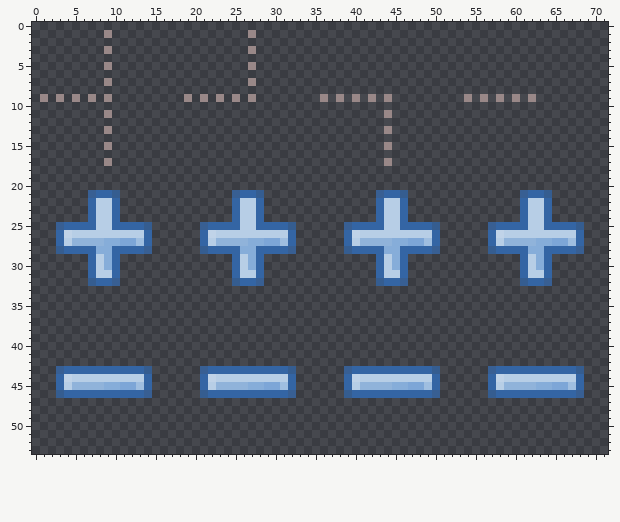
Two states of a sprite sheet, style/tree/tango/states.rtl.png. The picture above is the old version.
The file is 72x54 pixels. Colours within 5 levels of each other are drawn and written as one.
After the commit:
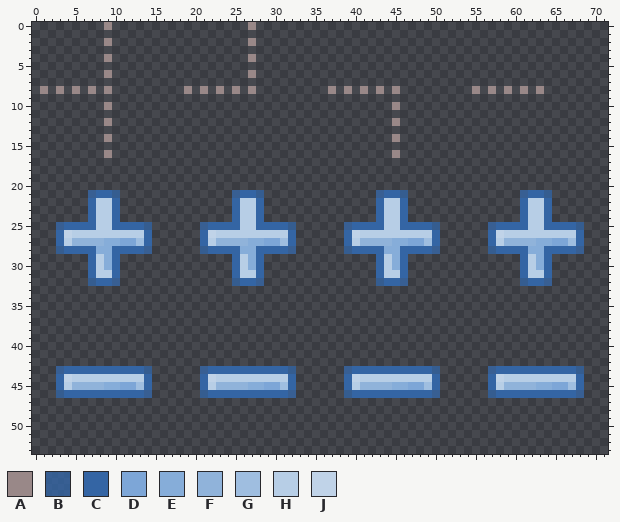
Palette (. is transparent): A #998888  B #3465a4cc  C #3465a4  D #7da6d7  E #86add9  F #90b3da  G #9fbee0  H #b7cee6  J #c0d3e8
What changed:
{"y":0,"x":9,"old":".","new":"A"}
{"y":0,"x":27,"old":".","new":"A"}
{"y":1,"x":9,"old":"A","new":"."}
{"y":1,"x":27,"old":"A","new":"."}
{"y":2,"x":9,"old":".","new":"A"}
{"y":2,"x":27,"old":".","new":"A"}
{"y":3,"x":9,"old":"A","new":"."}
{"y":3,"x":27,"old":"A","new":"."}
{"y":4,"x":9,"old":".","new":"A"}
{"y":4,"x":27,"old":".","new":"A"}
{"y":5,"x":9,"old":"A","new":"."}
{"y":5,"x":27,"old":"A","new":"."}
{"y":6,"x":9,"old":".","new":"A"}
{"y":6,"x":27,"old":".","new":"A"}
{"y":7,"x":9,"old":"A","new":"."}
{"y":7,"x":27,"old":"A","new":"."}
{"y":8,"x":1,"old":".","new":"A"}
{"y":8,"x":3,"old":".","new":"A"}
{"y":8,"x":5,"old":".","new":"A"}
{"y":8,"x":7,"old":".","new":"A"}
{"y":8,"x":9,"old":".","new":"A"}
{"y":8,"x":19,"old":".","new":"A"}
{"y":8,"x":21,"old":".","new":"A"}
{"y":8,"x":23,"old":".","new":"A"}
{"y":8,"x":25,"old":".","new":"A"}
{"y":8,"x":27,"old":".","new":"A"}
{"y":8,"x":37,"old":".","new":"A"}
{"y":8,"x":39,"old":".","new":"A"}
{"y":8,"x":41,"old":".","new":"A"}
{"y":8,"x":43,"old":".","new":"A"}
{"y":8,"x":45,"old":".","new":"A"}
{"y":8,"x":55,"old":".","new":"A"}
{"y":8,"x":57,"old":".","new":"A"}
{"y":8,"x":59,"old":".","new":"A"}
{"y":8,"x":61,"old":".","new":"A"}
{"y":8,"x":63,"old":".","new":"A"}
{"y":9,"x":1,"old":"A","new":"."}
{"y":9,"x":3,"old":"A","new":"."}
{"y":9,"x":5,"old":"A","new":"."}
{"y":9,"x":7,"old":"A","new":"."}
{"y":9,"x":9,"old":"A","new":"."}
{"y":9,"x":19,"old":"A","new":"."}
{"y":9,"x":21,"old":"A","new":"."}
{"y":9,"x":23,"old":"A","new":"."}
{"y":9,"x":25,"old":"A","new":"."}
{"y":9,"x":27,"old":"A","new":"."}
{"y":9,"x":36,"old":"A","new":"."}
{"y":9,"x":38,"old":"A","new":"."}
{"y":9,"x":40,"old":"A","new":"."}
{"y":9,"x":42,"old":"A","new":"."}
{"y":9,"x":44,"old":"A","new":"."}
{"y":9,"x":54,"old":"A","new":"."}
{"y":9,"x":56,"old":"A","new":"."}
{"y":9,"x":58,"old":"A","new":"."}
{"y":9,"x":60,"old":"A","new":"."}
{"y":9,"x":62,"old":"A","new":"."}
{"y":10,"x":9,"old":".","new":"A"}
{"y":10,"x":45,"old":".","new":"A"}
{"y":11,"x":9,"old":"A","new":"."}
{"y":11,"x":44,"old":"A","new":"."}
{"y":12,"x":9,"old":".","new":"A"}
{"y":12,"x":45,"old":".","new":"A"}
{"y":13,"x":9,"old":"A","new":"."}
{"y":13,"x":44,"old":"A","new":"."}
{"y":14,"x":9,"old":".","new":"A"}
{"y":14,"x":45,"old":".","new":"A"}
{"y":15,"x":9,"old":"A","new":"."}
{"y":15,"x":44,"old":"A","new":"."}
{"y":16,"x":9,"old":".","new":"A"}
{"y":16,"x":45,"old":".","new":"A"}
{"y":17,"x":9,"old":"A","new":"."}
{"y":17,"x":44,"old":"A","new":"."}
